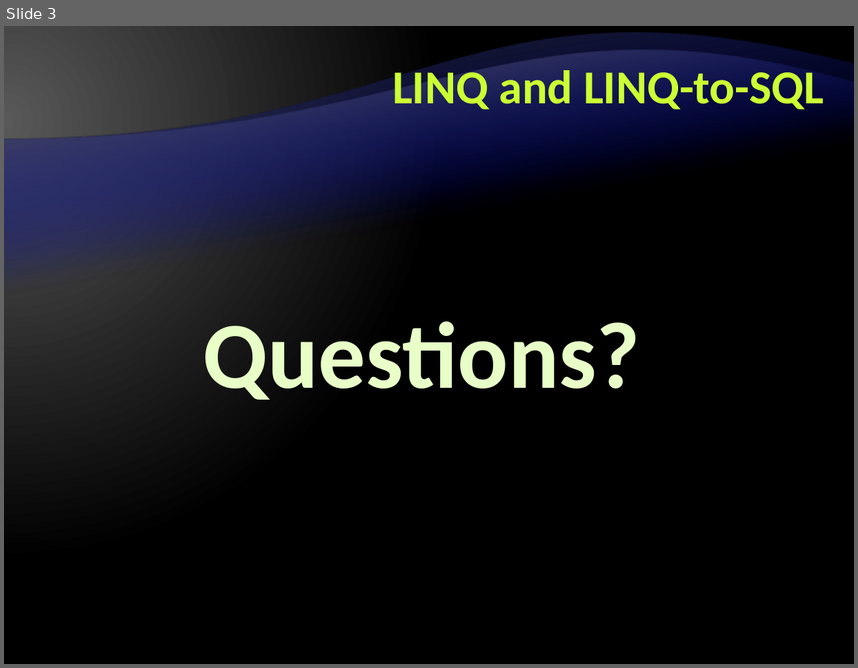
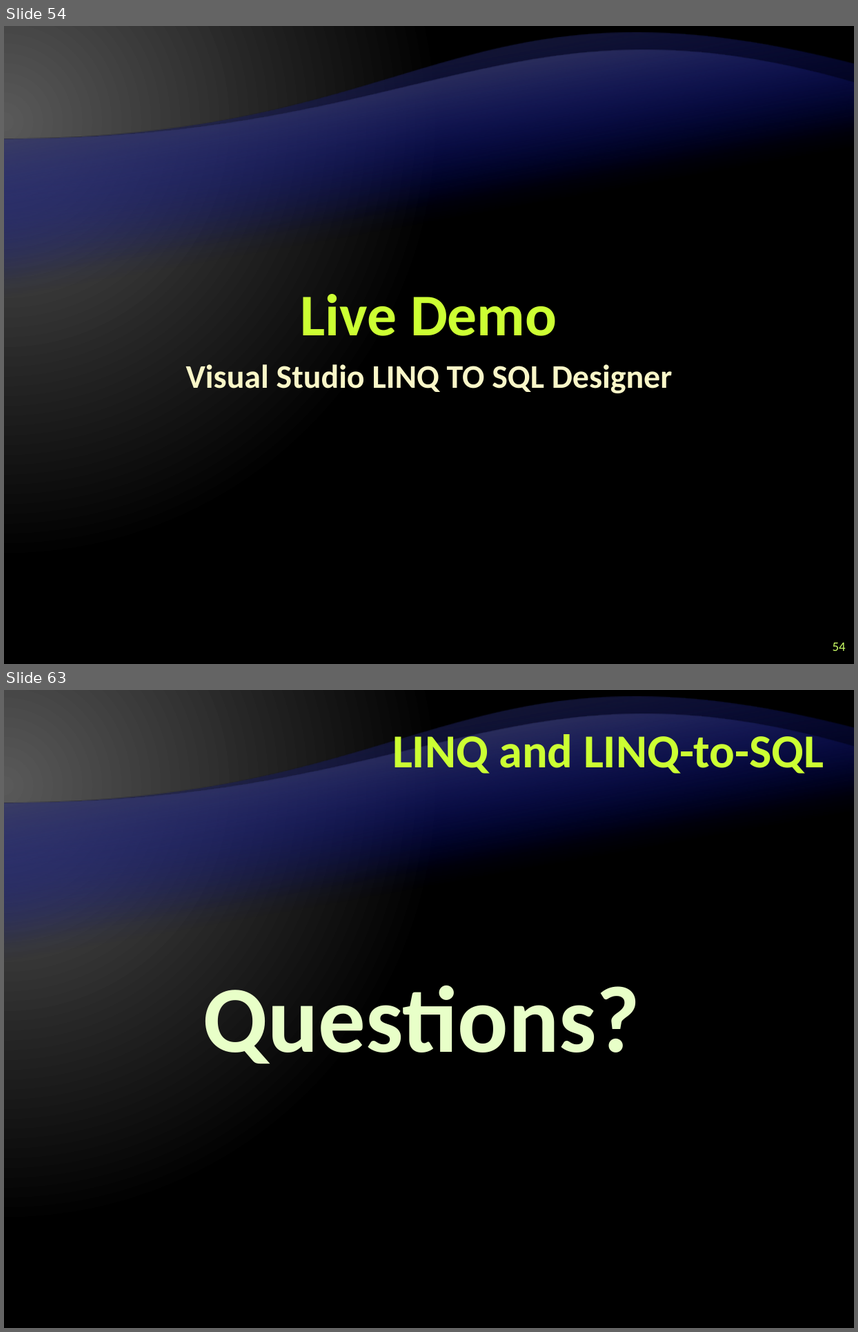
Before and after one commit to Graveheart/aspnetcourse, a slide deck: lectures/6. LINQ and LINQ-to-SQL.pptx. Shown one above the other, each under a label of ours: slide 3 before the commit, slides 54 and 63 after it; the slides between them are not shown. The pictures are 858x668 and 858x1332 pixels, drawn with LibreOffice and Linux fonts; fonts in the diff are those of the drawing; background and template pictures are left out. Boxes give left, top, right and bottom in pixels: in the first picture for what was removed or moved away, otherwise in the second. Text is boxed around its words. In the diff, an @@ line names an element or a change of style, - is before the commit and + after.

Commit message:
Created and added the presentation regarding LINQ and LINQ-TO-SQL

```diff
--- a/lectures/6. LINQ and LINQ-to-SQL.pptx
+++ b/lectures/6. LINQ and LINQ-to-SQL.pptx
@@ slide 54 added at box(4, 26, 854, 664), background gradient #595959 to #000000; not listed: 2 template elements that a slide beside it also shows @@
@@ title added at box(301, 294, 557, 336), 50 pt, text #CCFF33, bold @@
+Live Demo
@@ subtitle added at box(186, 364, 672, 393), 28 pt, text #FAF7C8, bold @@
+Visual Studio LINQ TO SQL Designer
@@ page number added at box(833, 642, 846, 650), 11 pt, text #CCFF66 @@
+54
@@ what was slide 3 is now slide 63 @@
```
Also in this commit, not shown: 2 slides changed, 60 other slides added.
